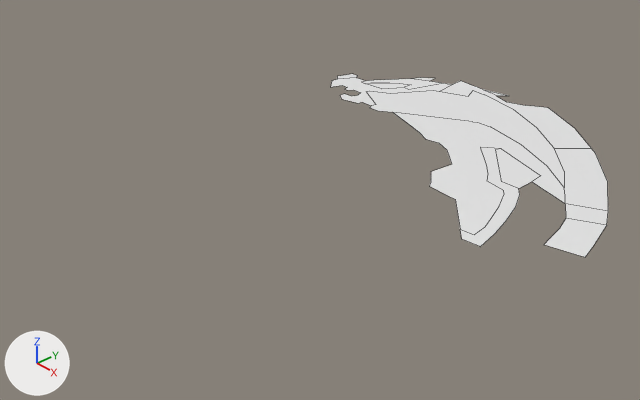
Two versions of the Blender file dliger/dliger.blend, one commit apart.
The view is the same before and after, from a camera (50 mm lens) standing at (2.38, -1.88, 1.45) and looking at (0.21, 0.1, -0.15). The lights are fixed; the arrows at lower left show +X, +Y and +Z. Mesh edges are drawn as thin lines.

Names of what the first picture shows: 'Head'.
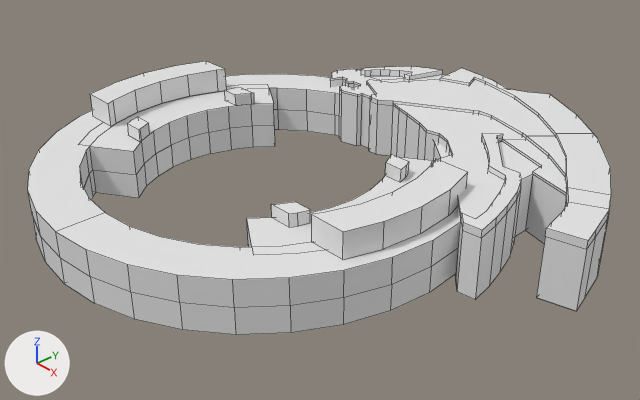
Commit message: add dliger head simple hight

Where the change shows, as pixel boxes (x1, y1, x2, y2) in the pictures (640 x 400 px):
'AtcringBase', shown
    after: (28, 61, 468, 335)
'Head', reshaped (34% taller)
    before: (331, 74, 608, 257)
    after: (330, 66, 611, 311)

What changed in the scene script:
```text
Change me_circle_001:
    used by ob_head; location = (0.0, 0.0, 0.0)
    remove me_circle_001.from_pydata(...)  # 125 vertices, 14 faces; spans x -0.4..1.23, y 0.07..1.17, z 0.0
    add me_circle_001.from_pydata(...)  # 575 vertices, 433 faces; spans x -0.4..1.23, y 0.07..1.17, z -0.2..0.06
    me_circle_001 part 1: 125 vertices removed from x -0.4..1.23, y 0.07..1.17, z 0.0; 575 vertices added at x -0.4..1.23, y 0.07..1.17, z -0.2..0.06
Change ob_atcringbase:
    remove ob_atcringbase.hide_viewport = True
```
